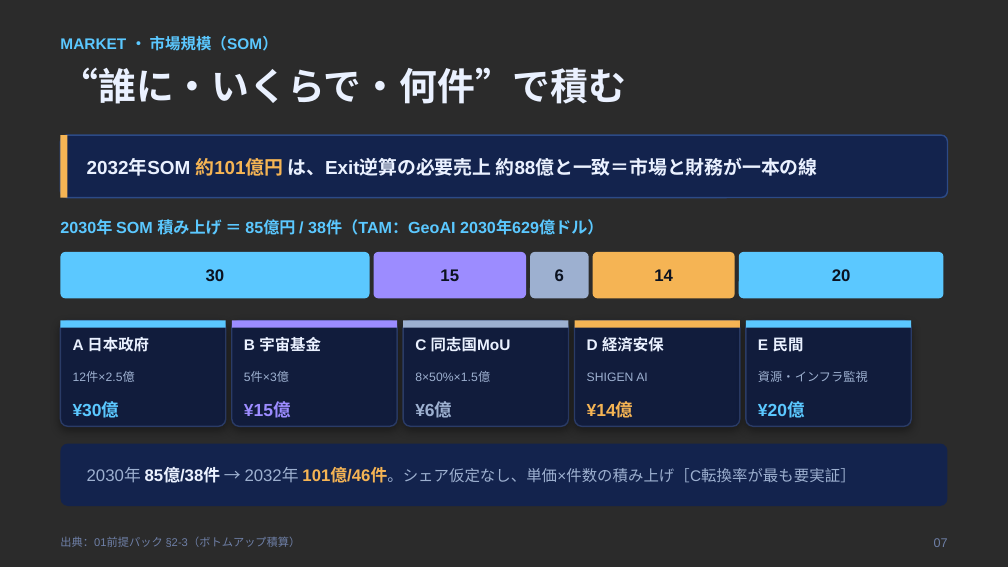
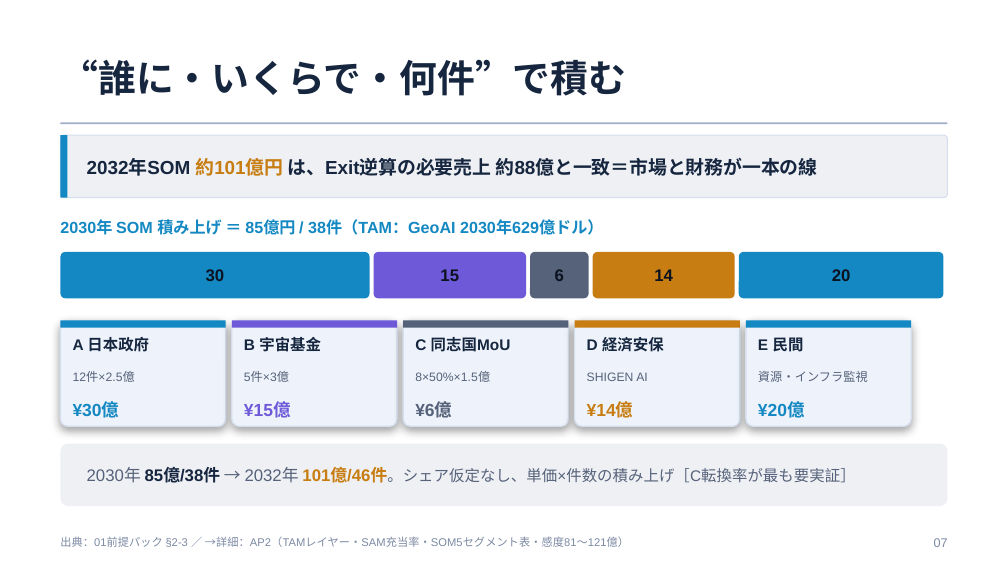
Before and after one commit to Hiroyuki-01/identity_academy_vc, a slide deck: slide 10 of outputs/05_発表スライド.pptx (slide 8 before the commit). Drawn at 1008x567 pixels with LibreOffice and Linux fonts; fonts in the diff are those of the drawing; background and template pictures are left out; a plain dark background stands for a picture behind light text. Boxes give left, top, right and bottom in pixels: in the first picture for what was removed or moved away, otherwise in the second. Text is boxed around its words. In the diff, an @@ line names an element or a change of style, - is before the commit and + after.

```diff
--- a/outputs/05_発表スライド.pptx
+++ b/outputs/05_発表スライド.pptx
@@ background picture (left out) to #FFFFFF @@
@@ text "“誰に・いくらで・何件”で積む": place and size @@
-text "“誰に・いくらで・何件”で積む" at bbox=[60, 67, 626, 104]
+text "“誰に・いくらで・何件”で積む" at bbox=[60, 59, 626, 96]
@@ text "“誰に・いくらで・何件”で積む" at bbox=[60, 59, 626, 96]: text colour #EAF1FF to #16263F; vertical alignment top to middle @@
@@ text removed at bbox=[60, 36, 278, 51] @@
-MARKET ・ 市場規模（SOM）
@@ rounded rectangle at bbox=[60, 135, 948, 198]: fill #13234D to #EEF0F4; outline #2C4A86 1 pt to #D5DEEC 0.75 pt; proportions changed @@
@@ rectangle at bbox=[60, 135, 68, 198]: fill #F5B454 to #1488C2 @@
@@ rectangle added at bbox=[60, 123, 948, 125], fill #9FAEC6 @@
@@ text "2032年SOM 約101億円 は、Exit逆算の必要売上 約88億と一致＝市場と財務が一本の線" at bbox=[87, 158, 818, 176]: text colour #EAF1FF to #16263F in "2032年SOM は、Exit逆算の必要売上 約88億と一致＝市場と財務が一本の線"; text colour #F5B454 to #C77D11 in "約101億円" @@
@@ rounded rectangle at bbox=[374, 252, 526, 298]: fill #9C8CFF to #6E5AD9 @@
@@ rounded rectangle at bbox=[530, 252, 589, 298]: fill #9DB0D0 to #56627A @@
@@ rounded rectangle at bbox=[593, 252, 735, 298]: fill #F5B454 to #C77D11 @@
@@ fill #5BC8FF to #1488C2 in 4 elements at bbox=[60, 252, 370, 298], bbox=[739, 252, 943, 298], bbox=[746, 321, 911, 328], bbox=[60, 321, 226, 328] @@
@@ rectangle at bbox=[232, 321, 397, 328]: fill #9C8CFF to #6E5AD9 @@
@@ rectangle at bbox=[403, 321, 569, 328]: fill #9DB0D0 to #56627A @@
@@ rectangle at bbox=[575, 321, 740, 328]: fill #F5B454 to #C77D11 @@
@@ fill #111C3C to #EEF3FB; outline #2A3B66 1 pt to #D5DEEC 1 pt in 5 elements at bbox=[60, 321, 226, 426], bbox=[232, 321, 397, 426], bbox=[403, 321, 569, 426], bbox=[575, 321, 740, 426], bbox=[746, 321, 911, 426] @@
@@ text colour #EAF1FF to #16263F in 5 elements at bbox=[73, 337, 149, 352], bbox=[244, 337, 321, 352], bbox=[415, 337, 511, 352], bbox=[587, 337, 664, 352], bbox=[758, 334, 804, 354] @@
@@ text colour #9DB0D0 to #56627A in 6 elements at bbox=[73, 371, 135, 382], bbox=[244, 371, 289, 382], bbox=[415, 371, 490, 382], bbox=[415, 403, 452, 421], bbox=[587, 372, 648, 381], bbox=[758, 371, 868, 382] @@
@@ text "¥15億" at bbox=[244, 403, 291, 418]: text colour #9C8CFF to #6E5AD9 @@
@@ text "¥14億" at bbox=[587, 403, 634, 418]: text colour #F5B454 to #C77D11 @@
@@ text colour #5BC8FF to #1488C2 in 3 elements at bbox=[60, 219, 603, 237], bbox=[73, 403, 120, 418], bbox=[758, 403, 805, 418] @@
@@ rounded rectangle at bbox=[60, 444, 948, 506]: fill #13234D to #EEF0F4 @@
@@ text "2030年 85億/38件 → 2032年 101億/46件。シェア仮定なし、単価×件数の積み上げ［C転換率が最も要実証 ..." at bbox=[87, 467, 855, 483]: text colour #9DB0D0 to #56627A in "2030年 → 2032年 101億/46件。シェア仮定なし、単価×件数の積み上げ［C転換率が最も要実証］"; text colour #EAF1FF to #16263F in "85億/38件"; text colour #F5B454 to #C77D11 in "101億/46件。シェア仮定なし、単価×件数の積み上げ［C転換率が最も要実証］" @@
@@ text at bbox=[60, 536, 629, 547]: text changed; text colour #6E7FA6 to #7C8AA3 @@
-出典：01前提パック §2-3（ボトムアップ積算）
+出典：01前提パック §2-3 ／ →詳細：AP2（TAMレイヤー・SAM充当率・SOM5セグメント表・感度81〜121億）
@@ text "07" at bbox=[934, 538, 948, 547]: text colour #6E7FA6 to #7C8AA3 @@
```
Also in this commit, not shown: 16 other slides changed, 11 slides added, 41 other files.
